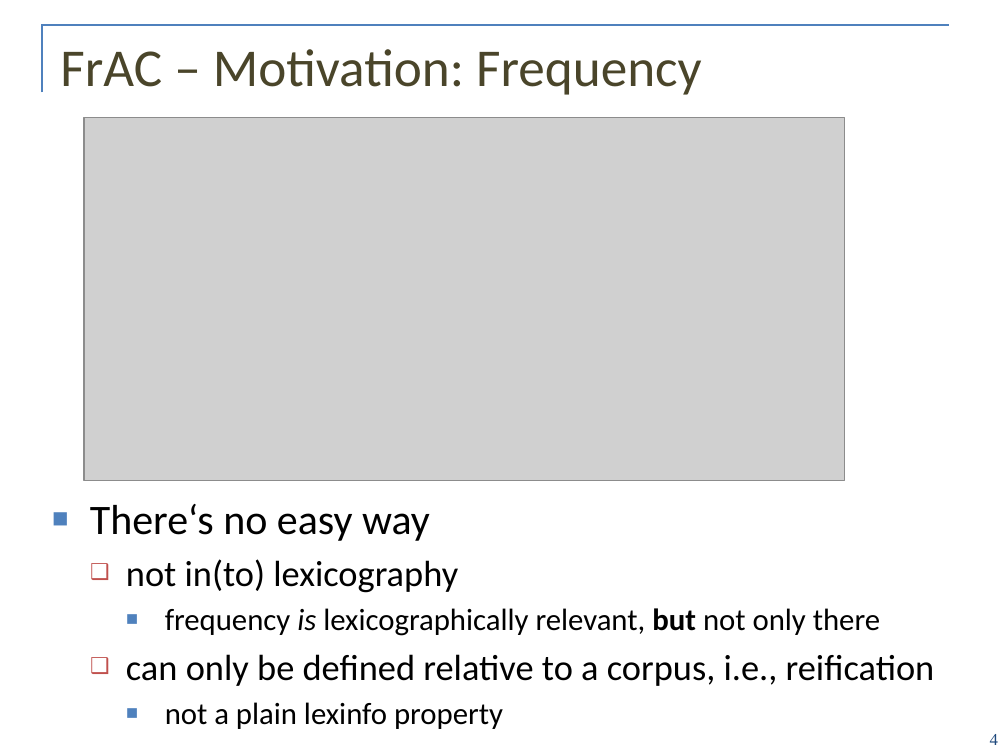
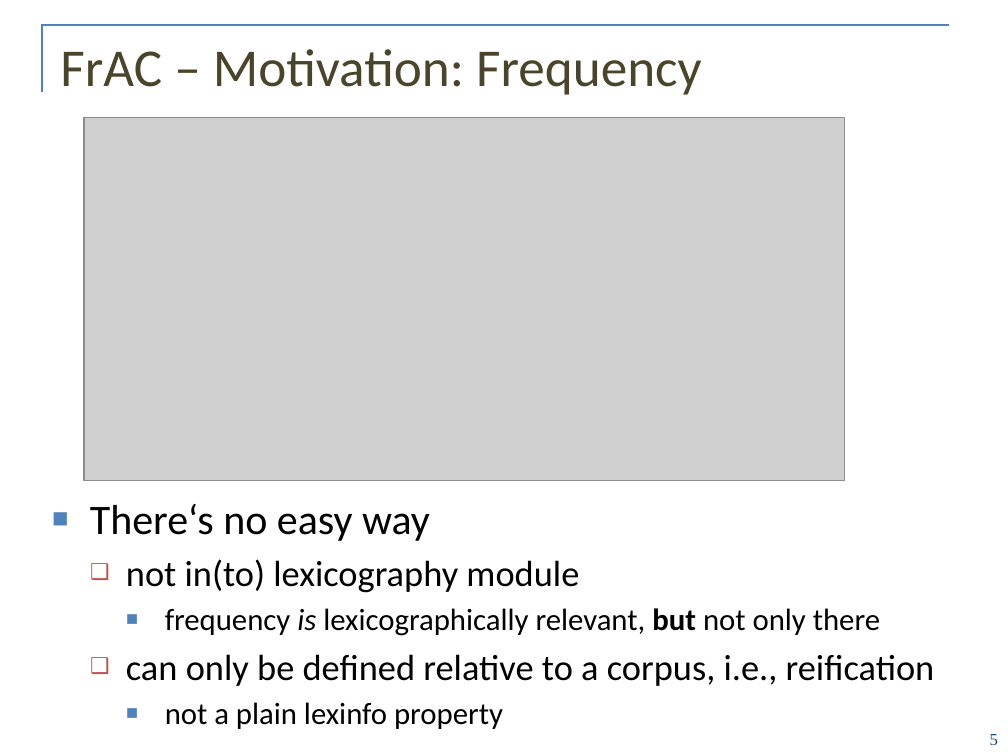
Before and after one commit to ontolex/frequency-attestation-corpus-information, a slide deck: slide 5 of doc/ontolex-f2f-leipzig-may2019.pptx (slide 4 before the commit). Drawn at 1008x756 pixels with LibreOffice and Linux fonts; fonts in the diff are those of the drawing; grey boxes stand for pictures; background and template pictures are left out. Boxes give left, top, right and bottom in pixels: in the first picture for what was removed or moved away, otherwise in the second. Text is boxed around its words. In the diff, an @@ line names an element or a change of style, - is before the commit and + after.

Commit message:
updates

```diff
--- a/doc/ontolex-f2f-leipzig-may2019.pptx
+++ b/doc/ontolex-f2f-leipzig-may2019.pptx
@@ text at bbox=[126, 559, 579, 593]: text changed @@
-  ❑ not in(to) lexicography
+  ❑ not in(to) lexicography module
@@ page number at bbox=[990, 734, 998, 745]: text changed @@
-4
+5
```
Also in this commit, not shown: 18 slides added.
